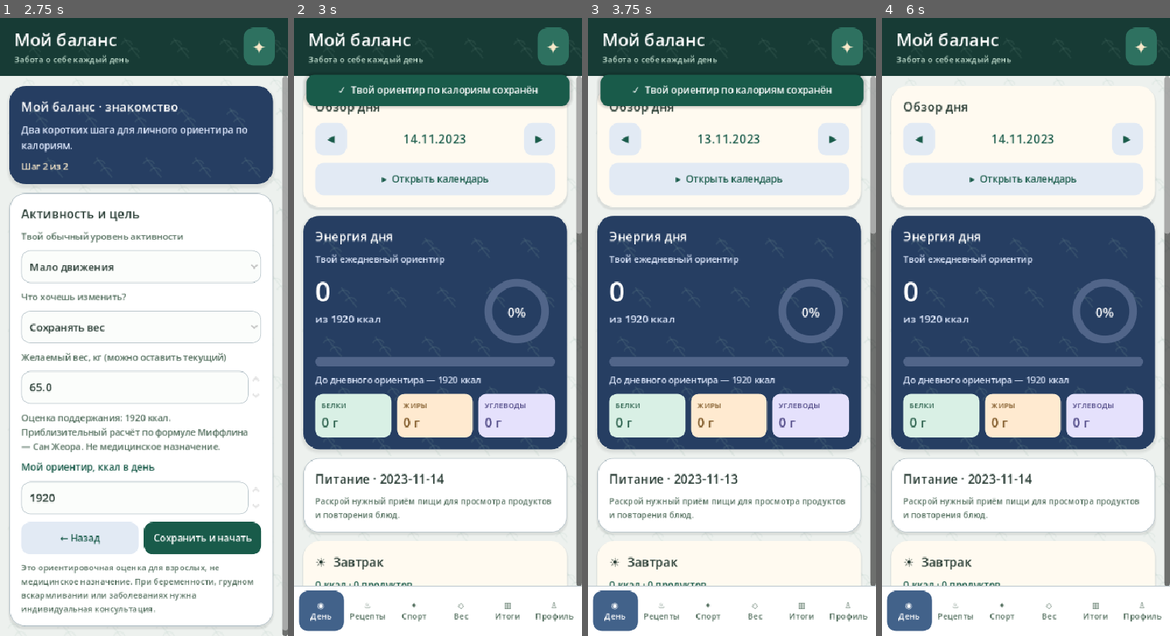
Above: before the commit, frames 1-4 (left to right).
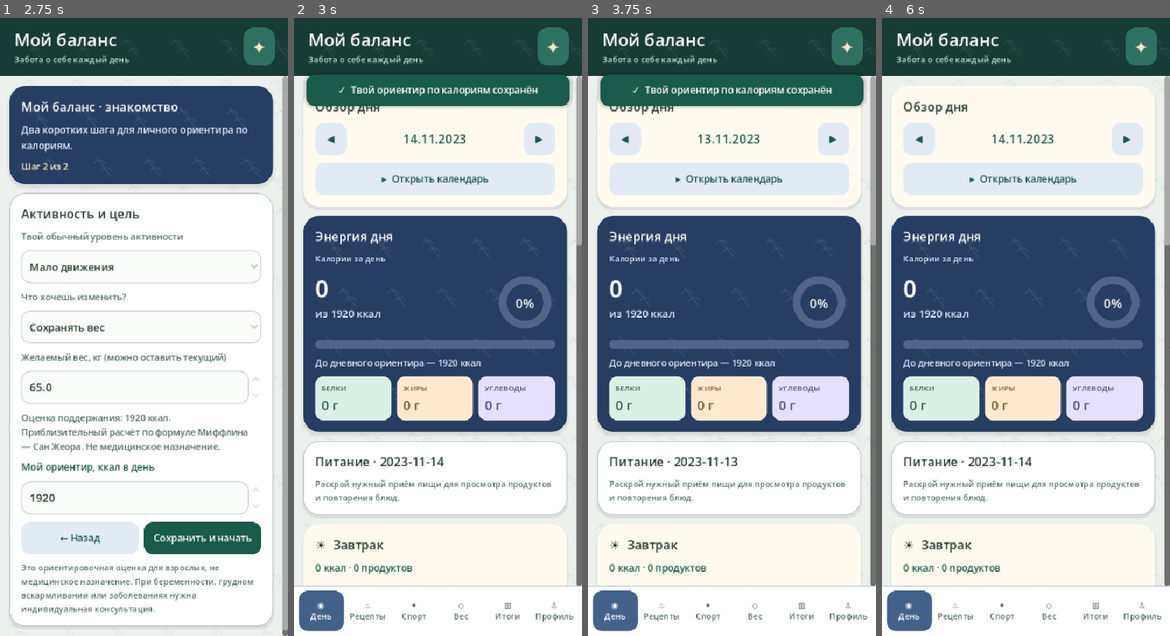
Above: after the commit, the same moments.

Repository: Domenklay/My_balance
Game: Godot game, scene res://main.tscn
Two runs of this game, one before a commit and one after it. Both use one fixed random seed, a clock stepped at 60 frames per second and the inputs below.
Inputs (mouse positions are in pixels of both pictures, inside the frame that each line leads up to):
- Up to frame 1 (2.75 s): click (144, 265) at 0.52 s; type "Alex" at 0.6 s; click "Женская формула" at 1.25 s; click "Дальше →" at 2 s
- Up to frame 2 (3 s): click "Сохранить и начать" at 2.75 s
- Up to frame 3 (3.75 s): click "◀" at 3.5 s
- Up to frame 4 (6 s): click "▶" at 4.25 s; click "▸ Открыть календарь" at 5 s; click "▾ Скрыть календарь" at 5.75 s

Frame 1 is identical in both runs. In frame 2, 15% of the frame differs, in the area x 3-100%, y 34-92%; in frame 3, 15%; in frame 4, 15%.

Commit message:
Remove redundant recent foods and compress activity, daily calorie header and daily notes

Diff:
--- a/godot/src/main.gd
+++ b/godot/src/main.gd
@@ -1559,17 +1559,17 @@
     var total = store.day_calories(date)
     var target = float(store.data["settings"]["kcal"])
     var hero = _card("Энергия дня", "hero")
-    _label(hero, "Твой ежедневный ориентир", 13, HERO_MUTED)
+    _label(hero, "Калории за день", 12, HERO_MUTED)
     var hero_content = _row(hero)
     var numbers = VBoxContainer.new()
     numbers.size_flags_horizontal = Control.SIZE_EXPAND_FILL
     numbers.add_theme_constant_override("separation", 2)
     hero_content.add_child(numbers)
-    _label(numbers, str(roundi(total)), 39, WHITE)
+    _label(numbers, str(roundi(total)), 34, WHITE)
     _label(numbers, "из " + str(roundi(target)) + " ккал", 15, HERO_MUTED)
     var ring = RingScript.new()
     ring.name = "DailyCalorieRing"
-    ring.custom_minimum_size = Vector2(112, 112)
+    ring.custom_minimum_size = Vector2(88, 88)
     ring.set_palette(HERO_TRACK, HERO_FILL, WHITE)
     ring.set_value(total, target)
     hero_content.add_child(ring)
@@ -1744,22 +1744,11 @@
             walking += int(a.get("minutes", 0))
         else:
             exercise += int(a.get("minutes", 0))
-    var activity_stats = _row(activity)
-    _metric_tile(activity_stats, str(walking) + " мин", "Прогулки", ACTIVITY_TEXT)
-    _metric_tile(activity_stats, str(exercise) + " мин", "Тренировки", ACTIVITY_TEXT)
+    _label(activity, "Прогулки: " + str(walking) +
+        " мин  ·  Тренировки: " + str(exercise) + " мин", 14, ACTIVITY_TEXT)
     var shortcuts = _row(activity)
-    _button(shortcuts, "+ Еда", func(): _jump_to_food())
     _button(shortcuts, "+ Спорт", func(): _navigate_to_tab("activity"), true)
     _button(shortcuts, "+ Вес", func(): _navigate_to_tab("weight"), true)
-
-    var quick_recent: Array = store.recent_foods(5)
-    if not quick_recent.is_empty():
-        var recent_card = _card("Недавно добавляли")
-        _label(recent_card, "Любую запись можно быстро повторить с новым весом.", 12, MUTED)
-        for recent in quick_recent:
-            var recent_item: Dictionary = recent
-            _button(recent_card, str(recent_item.get("name", "Продукт")) + "  ·  +" ,
-                func(): _quick_food_sheet(recent_item), true)
 
     var add = _card("Добавить еду", "tint")
     _button(add, "⌕ Открыть полный каталог продуктов", func(): _navigate_to_tab("search"), true)
@@ -1786,21 +1775,32 @@
         , true)
 
     var notes_card = _card("Заметка о дне")
-    var notes = TextEdit.new()
-    notes.custom_minimum_size.y = 110
-    _style_field(notes)
-    notes.wrap_mode = TextEdit.LINE_WRAPPING_BOUNDARY
-    notes.placeholder_text = "Как прошёл день? Голод, настроение, самочувствие…"
-    notes.text = str(store.data["notes"].get(date, ""))
-    _bind_field_focus(notes)
-    notes.text_changed.connect(func():
-        store.data["notes"][date] = notes.text
-        if is_instance_valid(note_status_label):
-            note_status_label.text = "Сохранение…"
-        note_save_timer.start()
-    )
-    notes_card.add_child(notes)
-    note_status_label = _label(notes_card, "Заметка сохраняется автоматически", 12, MUTED)
+    _button(notes_card, "▴ Скрыть заметку" if day_more_expanded else "▾ Открыть заметку",
+        func():
+            if note_save_timer.time_left > 0.0:
+                note_save_timer.stop()
+                store.save()
+            day_more_expanded = not day_more_expanded
+            _render()
+    , true)
+    if day_more_expanded:
+        var notes = TextEdit.new()
+        notes.custom_minimum_size.y = 110
+        _style_field(notes)
+        notes.wrap_mode = TextEdit.LINE_WRAPPING_BOUNDARY
+        notes.placeholder_text = "Как прошёл день? Настроение, самочувствие…"
+        notes.text = str(store.data["notes"].get(date, ""))
+        _bind_field_focus(notes)
+        notes.text_changed.connect(func():
+            store.data["notes"][date] = notes.text
+            if is_instance_valid(note_status_label):
+                note_status_label.text = "Сохранение…"
+            note_save_timer.start()
+        )
+        notes_card.add_child(notes)
+        note_status_label = _label(notes_card, "Заметка сохраняется автоматически", 12, MUTED)
+    elif not str(store.data["notes"].get(date, "")).strip_edges().is_empty():
+        _label(notes_card, "Заметка сохранена", 12, MUTED)
 
 func _jump_to_food() -> void:
     # Follow any pending card-rebuild and saved scroll restoration.
